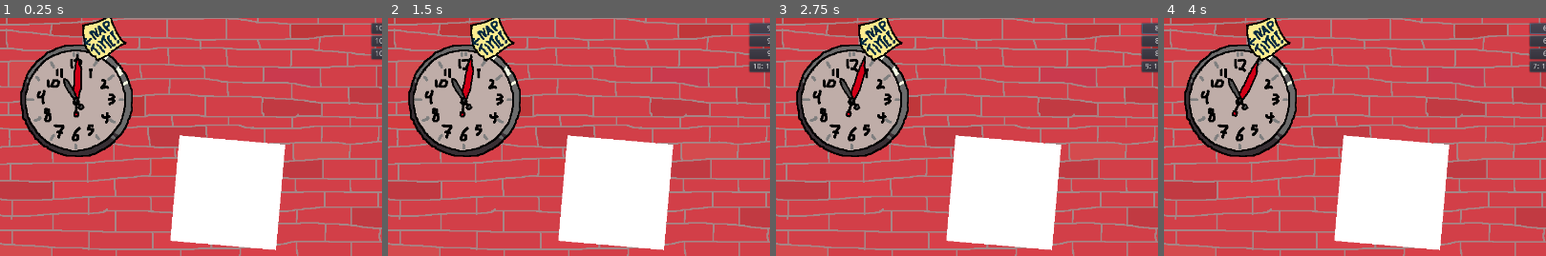
Above: before the commit, frames 1-4 (left to right).
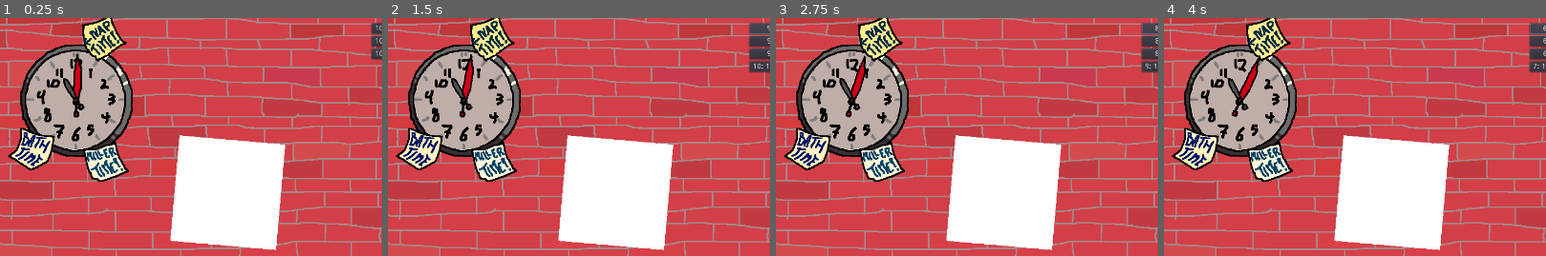
Above: after the commit, the same moments.

Repository: xavierholt/anyone-can-bartend
Game: Godot game, scene res://Bar.tscn
Two runs of this game, one before a commit and one after it. Both use one fixed random seed, a clock stepped at 60 frames per second and the inputs below. The project has no main scene, so this scene is started directly. The engine's default icon, where the game draws it, is replaced by a stand-in: a white triangle on a blue panel in a dark square.
Inputs:
- Up to frame 1 (0.25 s): no input
- Up to frame 2 (1.5 s): click "10: 1x Negroni" at 0.5 s; click "9: 1x Negroni" at 1.25 s
- Up to frame 3 (2.75 s): click "8: 1x Negroni" at 2 s
- Up to frame 4 (4 s): click "8: 1x Negroni" at 2.75 s; click "7: 1x Negroni" at 3.5 s
The pictures show only the part of the screen within x 43-93%, y 0-50%; the shares and areas given below are measured in that part.

The runs differ from the first frame. In frame 1, 2.6% of the frame differs, in the area x 2-34%, y 46-69%; in frame 2, 2.6%; in frame 3, 2.6%; in frame 4, 2.6%.

Commit message:
Clock art part two.

Diff:
--- a/Bar.tscn
+++ b/Bar.tscn
@@ -8,32 +8,34 @@
 [ext_resource path="res://Clock/Second Hand.png" type="Texture" id=6]
 [ext_resource path="res://Clock/Hour Hand.png" type="Texture" id=7]
 [ext_resource path="res://Clock/Nap Time.png" type="Texture" id=8]
-[ext_resource path="res://Slot.tscn" type="PackedScene" id=9]
-[ext_resource path="res://Bottles/Dark Rum.png" type="Texture" id=10]
-[ext_resource path="res://Bottles/Bottle.gd" type="Script" id=11]
-[ext_resource path="res://Bottles/Gin.png" type="Texture" id=12]
-[ext_resource path="res://Bottles/Absinthe.png" type="Texture" id=13]
-[ext_resource path="res://Bottles/Vodka.png" type="Texture" id=14]
-[ext_resource path="res://Bottles/Tequila.png" type="Texture" id=15]
-[ext_resource path="res://Bottles/White Rum.png" type="Texture" id=16]
-[ext_resource path="res://Bottles/Bourbon.png" type="Texture" id=17]
-[ext_resource path="res://Bottles/Scotch.png" type="Texture" id=18]
-[ext_resource path="res://Bottles/Campari.png" type="Texture" id=19]
-[ext_resource path="res://Bottles/Kahlua.png" type="Texture" id=20]
-[ext_resource path="res://Bottles/Triple Sec.png" type="Texture" id=21]
-[ext_resource path="res://Bottles/Maraschino.png" type="Texture" id=22]
-[ext_resource path="res://Bottles/Amaretto.png" type="Texture" id=23]
-[ext_resource path="res://Bottles/Dry Vermouth.png" type="Texture" id=24]
-[ext_resource path="res://Bottles/Sweet Vermouth.png" type="Texture" id=25]
-[ext_resource path="res://Bottles/Apricot Brandy.png" type="Texture" id=26]
-[ext_resource path="res://Bottles/Ginger Ale.png" type="Texture" id=27]
-[ext_resource path="res://Bottles/Cola.png" type="Texture" id=28]
-[ext_resource path="res://Bottles/Soda Water.png" type="Texture" id=29]
-[ext_resource path="res://Shelves/Red Tray.png" type="Texture" id=30]
-[ext_resource path="res://Shelves/Blue Tray.png" type="Texture" id=31]
-[ext_resource path="res://Store.tscn" type="PackedScene" id=32]
-[ext_resource path="res://Cursor.gd" type="Script" id=33]
-[ext_resource path="res://Order.tscn" type="PackedScene" id=34]
+[ext_resource path="res://Clock/Bath Time.png" type="Texture" id=9]
+[ext_resource path="res://Clock/Miller Time.png" type="Texture" id=10]
+[ext_resource path="res://Slot.tscn" type="PackedScene" id=11]
+[ext_resource path="res://Bottles/Dark Rum.png" type="Texture" id=12]
+[ext_resource path="res://Bottles/Bottle.gd" type="Script" id=13]
+[ext_resource path="res://Bottles/Gin.png" type="Texture" id=14]
+[ext_resource path="res://Bottles/Absinthe.png" type="Texture" id=15]
+[ext_resource path="res://Bottles/Vodka.png" type="Texture" id=16]
+[ext_resource path="res://Bottles/Tequila.png" type="Texture" id=17]
+[ext_resource path="res://Bottles/White Rum.png" type="Texture" id=18]
+[ext_resource path="res://Bottles/Bourbon.png" type="Texture" id=19]
+[ext_resource path="res://Bottles/Scotch.png" type="Texture" id=20]
+[ext_resource path="res://Bottles/Campari.png" type="Texture" id=21]
+[ext_resource path="res://Bottles/Kahlua.png" type="Texture" id=22]
+[ext_resource path="res://Bottles/Triple Sec.png" type="Texture" id=23]
+[ext_resource path="res://Bottles/Maraschino.png" type="Texture" id=24]
+[ext_resource path="res://Bottles/Amaretto.png" type="Texture" id=25]
+[ext_resource path="res://Bottles/Dry Vermouth.png" type="Texture" id=26]
+[ext_resource path="res://Bottles/Sweet Vermouth.png" type="Texture" id=27]
+[ext_resource path="res://Bottles/Apricot Brandy.png" type="Texture" id=28]
+[ext_resource path="res://Bottles/Ginger Ale.png" type="Texture" id=29]
+[ext_resource path="res://Bottles/Cola.png" type="Texture" id=30]
+[ext_resource path="res://Bottles/Soda Water.png" type="Texture" id=31]
+[ext_resource path="res://Shelves/Red Tray.png" type="Texture" id=32]
+[ext_resource path="res://Shelves/Blue Tray.png" type="Texture" id=33]
+[ext_resource path="res://Store.tscn" type="PackedScene" id=34]
+[ext_resource path="res://Cursor.gd" type="Script" id=35]
+[ext_resource path="res://Order.tscn" type="PackedScene" id=36]
 
 [node name="Bar" type="Node" index="0"]
 
@@ -104,17 +106,27 @@
 position = Vector2( 50.25, -115.5 )
 texture = ExtResource( 8 )
 
+[node name="Bath Time" type="Sprite" parent="Clock" index="4"]
+
+position = Vector2( -81, 92 )
+texture = ExtResource( 9 )
+
+[node name="Miller Time" type="Sprite" parent="Clock" index="5"]
+
+position = Vector2( 58, 117 )
+texture = ExtResource( 10 )
+
 [node name="Bases" type="Node2D" parent="." index="4"]
 
 editor/display_folded = true
 position = Vector2( 45, 250 )
 _sections_unfolded = [ "Transform", "Z Index" ]
 
-[node name="Slot1" parent="Bases" index="0" instance=ExtResource( 9 )]
-
-_sections_unfolded = [ "Transform" ]
-
-[node name="Slot2" parent="Bases" index="1" instance=ExtResource( 9 )]
+[node name="Slot1" parent="Bases" index="0" instance=ExtResource( 11 )]
+
+_sections_unfolded = [ "Transform" ]
+
+[node name="Slot2" parent="Bases" index="1" instance=ExtResource( 11 )]
 
 editor/display_folded = true
 position = Vector2( 50, 0 )
Not shown: 25 places in Bar.tscn that only renumber resources
